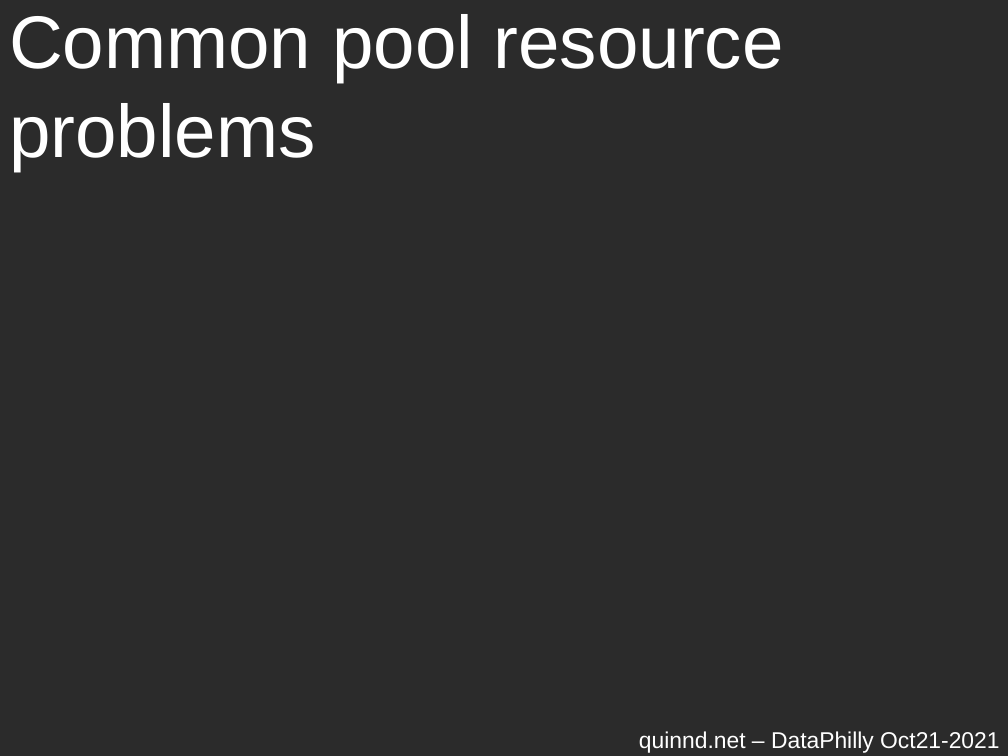
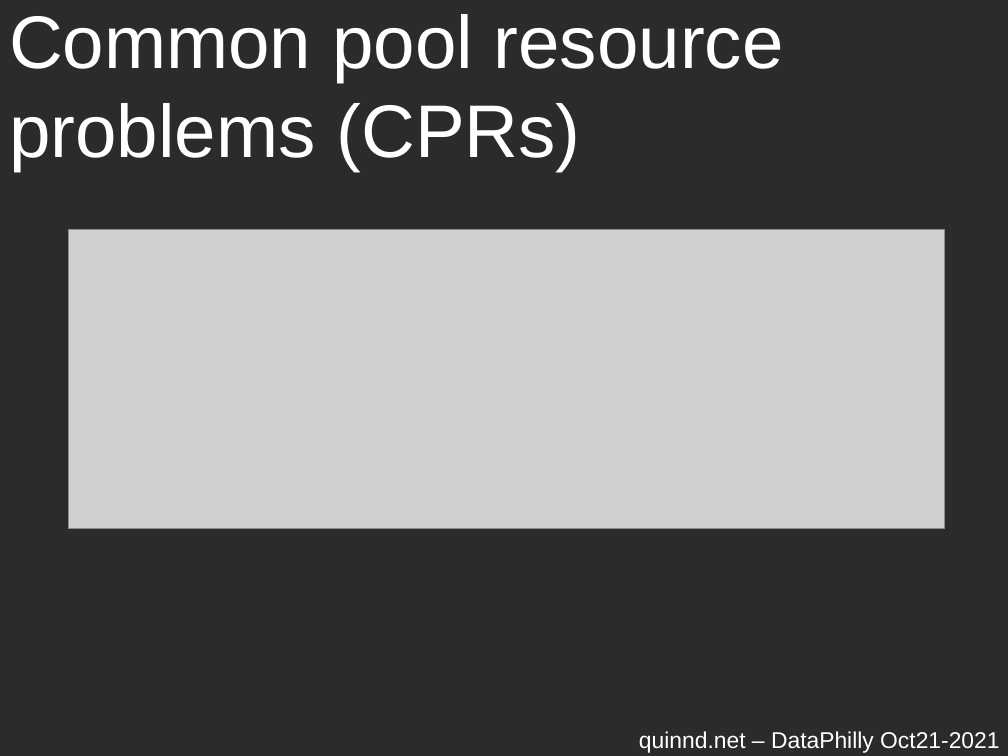
Before and after one commit to quinn-dougherty/marl-cpr-dataphilly-talk, a slide deck: slide 13 of marl-cpr-talk.odp (slide 14 before the commit). Drawn at 1008x756 pixels with LibreOffice and Linux fonts; fonts in the diff are those of the drawing; grey boxes stand for pictures; background and template pictures are left out; a plain dark background stands for a picture behind light text. Boxes give left, top, right and bottom in pixels: in the first picture for what was removed or moved away, otherwise in the second. Text is boxed around its words. In the diff, an @@ line names an element or a change of style, - is before the commit and + after.

```diff
--- a/marl-cpr-talk.odp
+++ b/marl-cpr-talk.odp
@@ title at (x1=9, y1=14, x2=784, y2=171): text changed @@
-Common pool resource problems
+Common pool resource problems (CPRs)
@@ picture added at (x1=69, y1=230, x2=945, y2=529) @@
```
Also in this commit, not shown: 5 other slides changed, 7 slides added, 2 other files.
